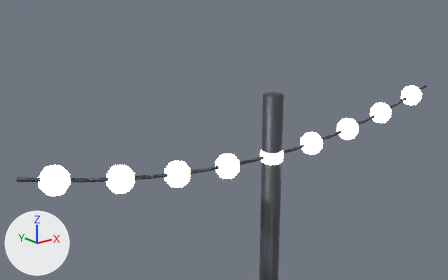
Renders of the FBX model assets/spawn/StringLightPole.fbx from each side of a commit.
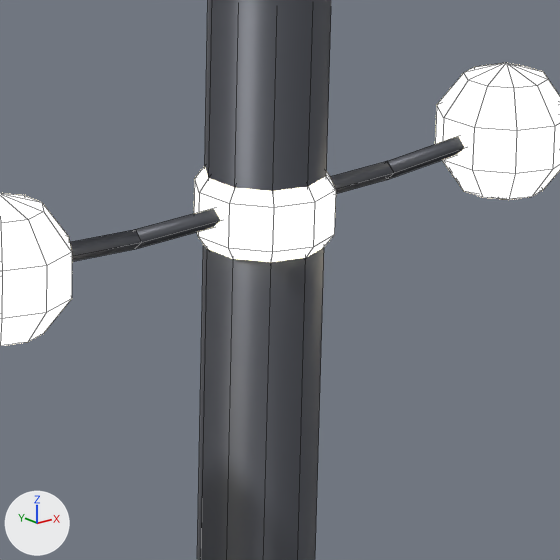
Old and new are each drawn from a camera (50 mm lens) standing at (-0.0711, -0.0755, 0.1442) and looking at (-0.006, 0.0059, 0.1117) and again close up on the part from 51% to 72% of the width and 43% to 77% of the height. The lights are fixed; the arrows at lower left show +X, +Y and +Z. The first two pictures are the older version. The close-ups show mesh edges as thin lines. Where no turn or scale is listed for an object, it has been applied to the vertices. Vertices at exactly the same position are counted once.

The scene before the commit, as lines of its bpy script (objects in view):
```python
me_cylinder_453 = bpy.data.meshes.new('Cylinder.453')
me_cylinder_453.from_pydata(...)  # 100 vertices, 80 faces; spans x -0.0451..0.0451, y -0.006..0.006, z -0.06..0.06
me_cylinder_453.materials.append(mat_dark)  # dark grey #4b4d55
me_sphere_004 = bpy.data.meshes.new('Sphere.004')
me_sphere_004.from_pydata(...)  # 378 vertices, 450 faces; spans x -0.002..0.082, y -0.0021..0.0021, z -0.0072..0.0022
me_sphere_004.materials.append(mat_glow)  # pale yellow #fff6da, glowing pale yellow #fff6da
ob_dark_009 = bpy.data.objects.new('Dark.009', me_cylinder_453)
ob_dark_009.location = (0.0, 0.0, 0.06)
ob_glow_006 = bpy.data.objects.new('Glow.006', me_sphere_004)
ob_glow_006.location = (-0.04, 0.0, 0.114)
```
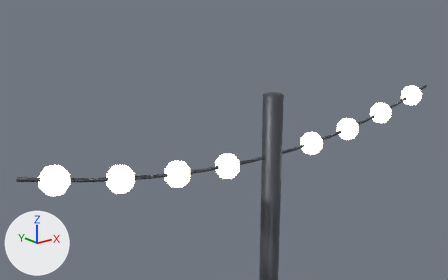
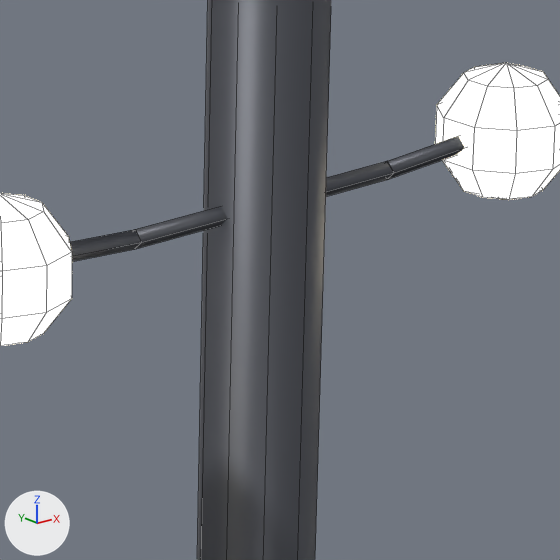
Patch to the scene script:
```diff
--- a/assets/spawn/StringLightPole.fbx.py
+++ b/assets/spawn/StringLightPole.fbx.py
@@ me_sphere_004 @@
 # used by ob_glow_006; location = (-0.04, 0.0, 0.114)
-me_sphere_004.from_pydata(...)  # 378 vertices, 450 faces; spans x -0.002..0.082, y -0.0021..0.0021, z -0.0072..0.0022
+me_sphere_004.from_pydata(...)  # 336 vertices, 400 faces; spans x -0.002..0.082, y -0.0021..0.0021, z -0.0069..0.0022
+# me_sphere_004 part 1: the loose piece of 42 vertices spanning x 0.038..0.042, y -0.0021..0.0021, z -0.0072..-0.0028 is deleted
 me_sphere_004.materials.append(mat_glow)
```

What differs and where, as boxes [x1, y1, x2, y2] in the close-ups (560 x 560 px):
part 1 of me_sphere_004, deleted (pale yellow)
    before: [194, 166, 336, 262]
